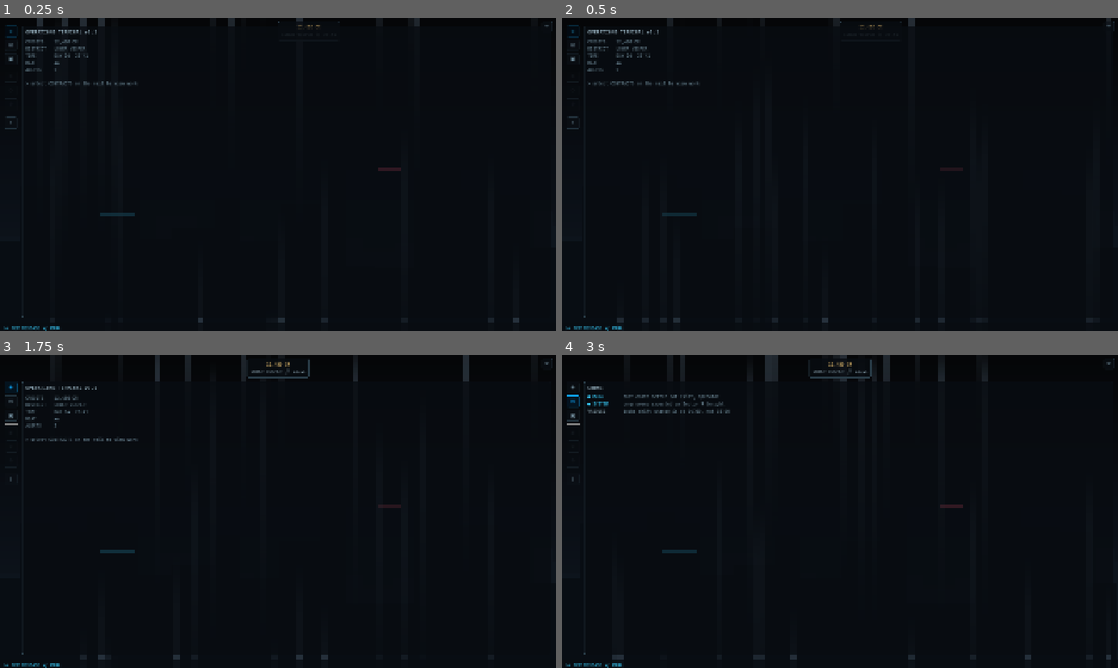
Above: before the commit, frames 1-4 (two rows, left to right).
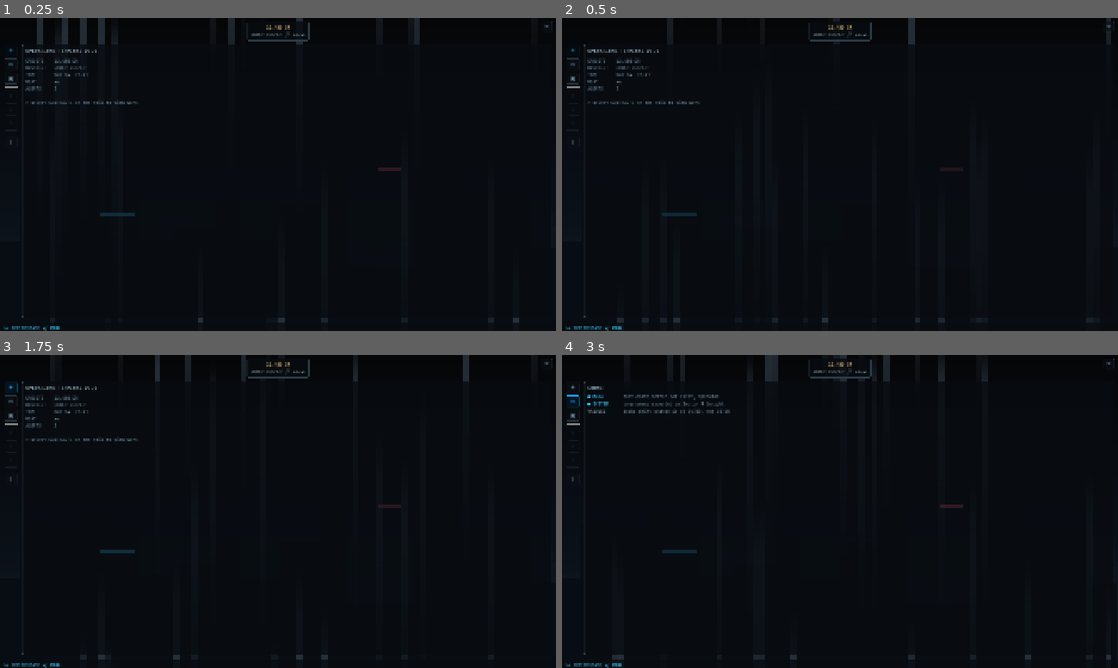
Above: after the commit, the same moments.

Repository: merlinbr/operator
Game: Godot game, scene res://scenes/main/main.tscn
The game is run twice, just before and just after one commit, with the same random seed, the same clock (stepped at 60 frames per second) and the same inputs.
Inputs:
- Up to frame 1 (0.25 s): no input
- Up to frame 2 (0.5 s): no input
- Up to frame 3 (1.75 s): click "⧉" at 0.5 s; click "◈" at 1.25 s
- Up to frame 4 (3 s): click "◈" at 2 s; click "✉" at 2.75 s

The runs differ from the first frame. In frame 1, 1.4% of the frame differs, in the area x 0-99%, y 1-41%; in frame 2, 1.3%; in frame 3, less than 0.1%; in frame 4, nothing differs.

Commit message:
fix: defer layout pass so status chip centers after theme resolves

Diff:
--- a/scenes/main/main.gd
+++ b/scenes/main/main.gd
@@ -42,6 +42,9 @@
 	_build_shell()
 	if ticker != null:
 		ticker.start_rotation()
+	if is_inside_tree():
+		await get_tree().process_frame
+		_apply_layout()
 
 ## The headless test harness adds nodes to a root that is not yet inside the
 ## tree, so _enter_tree/_ready never fire there. NOTIFICATION_PARENTED does
